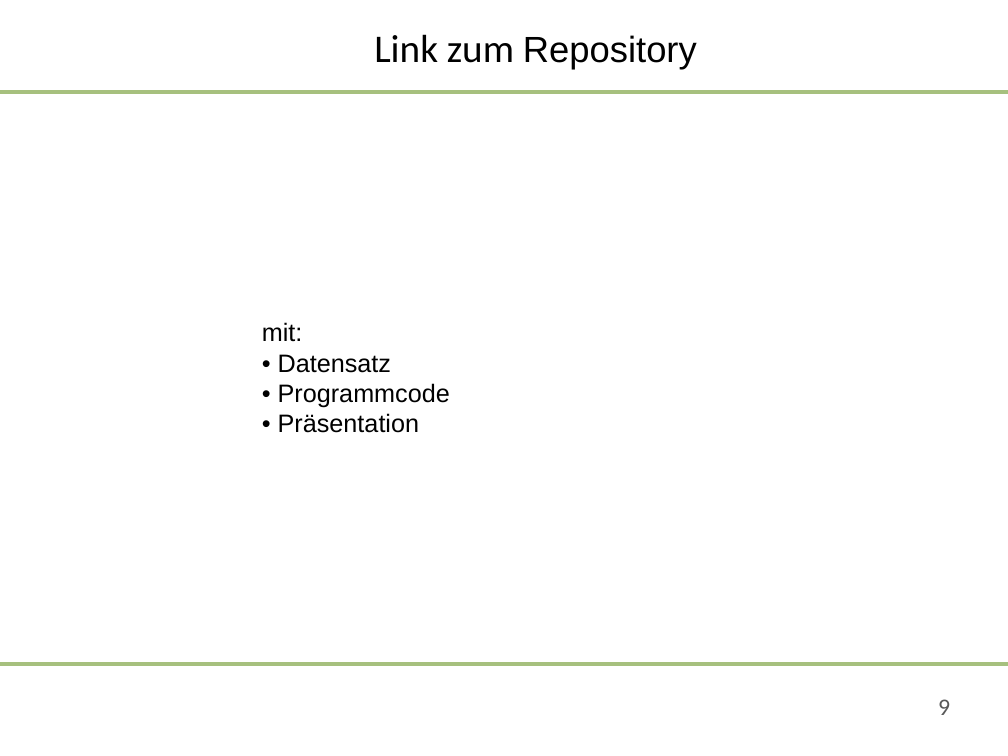
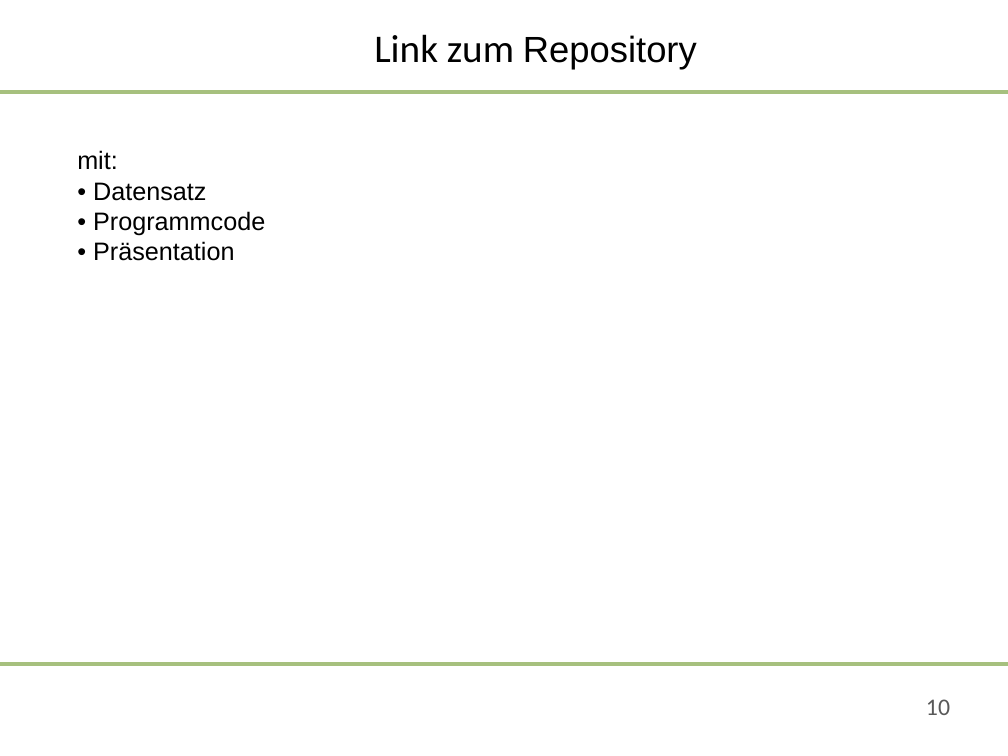
Before and after one commit to saludwig26/Data-science-Team-5-1, a slide deck: slide 10 of 09-06-2020-Präsentation_Team 5.pptx (slide 9 before the commit). Drawn at 1008x756 pixels with LibreOffice and Linux fonts; fonts in the diff are those of the drawing; background and template pictures are left out. Boxes give left, top, right and bottom in pixels: in the first picture for what was removed or moved away, otherwise in the second. Text is boxed around its words. In the diff, an @@ line names an element or a change of style, - is before the commit and + after.

```diff
--- a/09-06-2020-Präsentation_Team 5.pptx
+++ b/09-06-2020-Präsentation_Team 5.pptx
@@ text "mit: • Datensatz • Programmcode ...": place and size @@
-text "mit: • Datensatz • Programmcode ..." at (262, 322, 450, 433)
+text "mit: • Datensatz • Programmcode ..." at (77, 150, 265, 261)
@@ page number at (926, 699, 950, 715): text changed @@
-9
+10
```
Also in this commit, not shown: 6 other slides changed, 2 slides added, 1 slide removed.
